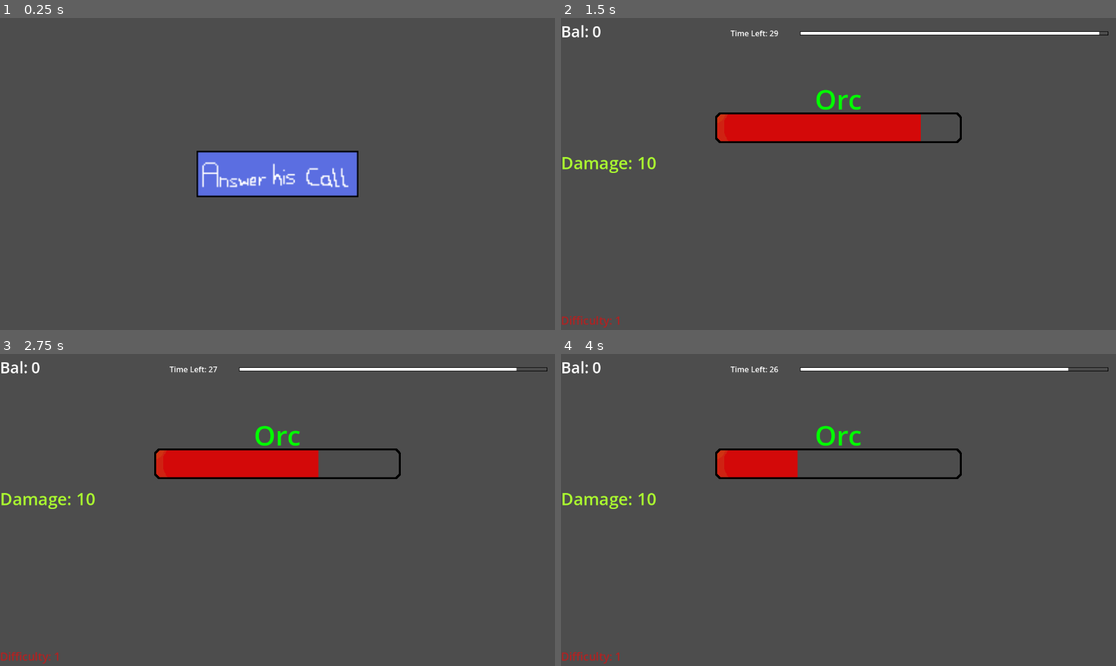
Above: before the commit, frames 1-4 (two rows, left to right).
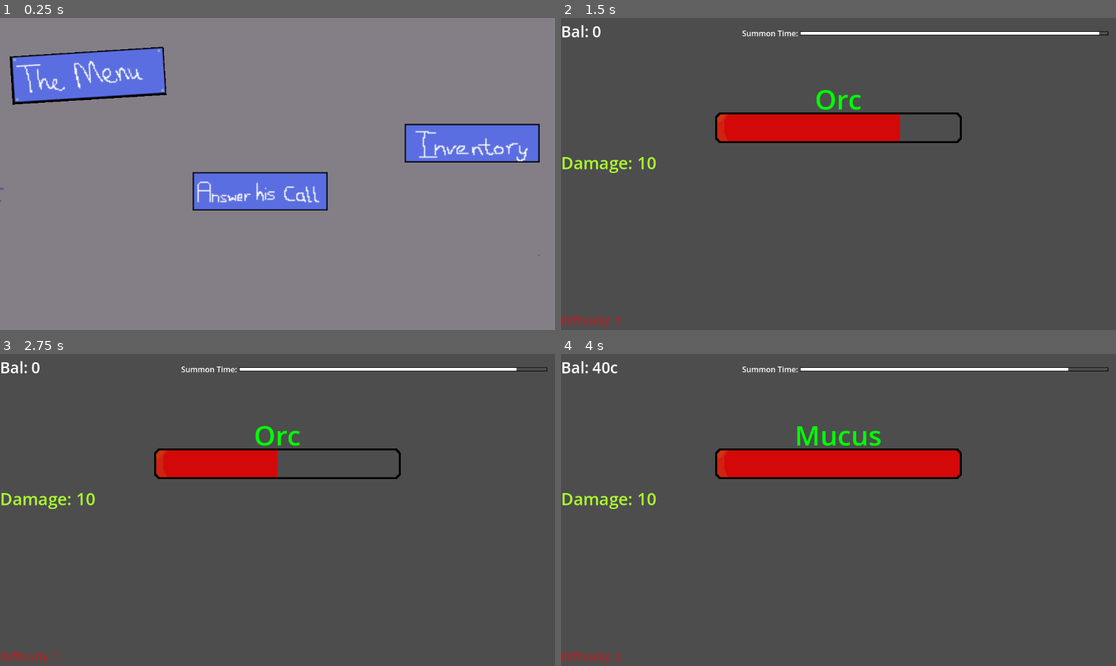
Above: after the commit, the same moments.

Repository: A-raheem09/Monster-Slayer
Game: Godot game, scene res://Idle.tscn
The game is run twice, just before and just after one commit, with the same random seed, the same clock (stepped at 60 frames per second) and the same inputs.
Inputs (mouse positions are in pixels of both pictures, inside the frame that each line leads up to; where the layout moved, square brackets give the same spot in the first picture):
- Up to frame 1 (0.25 s): no input
- Up to frame 2 (1.5 s): click (821, 192) [838, 174] at 0.5 s; tap Enter at 1.25 s; hold Right from 1.28 s (still down); hold Space (Attack) from 1.28 s (still down)
- Up to frame 3 (2.75 s): release Right at 2.03 s; release Space (Attack) at 2.03 s; hold Down from 2.03 s (still down); tap Space (Attack) at 2.1 s
- Up to frame 4 (4 s): release Down at 2.78 s; hold Right 2.78-3.53 s; hold Space (Attack) 2.78-3.53 s; tap Alt at 2.85 s; tap Enter at 3.5 s; hold Up from 3.53 s (still down); tap Shift at 3.6 s; tap Space (Attack) at 3.8 s

The runs differ from the first frame. In frame 1, 99% of the frame differs, in the area x 0-100%, y 0-100%; in frame 2, 0.5%; in frame 3, 0.8%; in frame 4, 3.3%.

Commit message:
Global variables introduced, still need to work on Inventory,Saving data and a LOT more

Diff:
--- a/Idle.tscn
+++ b/Idle.tscn
@@ -1,21 +1,72 @@
-[gd_scene load_steps=4 format=3 uid="uid://d0vv6f8st2cbi"]
+[gd_scene load_steps=9 format=3 uid="uid://d0vv6f8st2cbi"]
 
 [ext_resource type="Texture2D" uid="uid://b303xcl3nicy7" path="res://Assets/Textures/StartButton.png" id="1_7cbp8"]
-[ext_resource type="Script" uid="uid://bt1pyumo3f5b3" path="res://idle.gd" id="1_f3gia"]
+[ext_resource type="Script" uid="uid://bt1pyumo3f5b3" path="res://Scripts/idle.gd" id="1_sycio"]
 [ext_resource type="Texture2D" uid="uid://cmnq05ehh4tps" path="res://Assets/Textures/StartButton(Hover).png" id="2_nmewn"]
+[ext_resource type="AudioStream" uid="uid://52igfav7ii4q" path="res://Assets/Menu.wav" id="4_ydoql"]
+[ext_resource type="Texture2D" uid="uid://bt0v3nvdne1xd" path="res://Assets/Textures/Menu.png" id="5_xfw0o"]
+[ext_resource type="Texture2D" uid="uid://bpxe1m65jom61" path="res://Assets/Textures/Void.png" id="6_sycio"]
+[ext_resource type="Texture2D" uid="uid://nl1iueyqhyoa" path="res://Assets/Textures/InventoryButton.png" id="7_lwf3r"]
+[ext_resource type="Texture2D" uid="uid://bpq00je07ejpi" path="res://Assets/Textures/InventoryButtonPressed.png" id="8_57smn"]
 
 [node name="Node" type="Node"]
-script = ExtResource("1_f3gia")
+script = ExtResource("1_sycio")
 
 [node name="TextureButton" type="TextureButton" parent="."]
-offset_left = -56.0
-offset_top = -16.0
-offset_right = 56.0
-offset_bottom = 16.0
+z_index = 9
+z_as_relative = false
+anchors_preset = -1
+anchor_left = 0.187
+anchor_top = 0.22200002
+anchor_right = 0.187
+anchor_bottom = 0.22200002
+offset_left = -55.42401
+offset_top = -15.856018
+offset_right = 56.57599
+offset_bottom = 16.143982
 texture_normal = ExtResource("1_7cbp8")
 texture_pressed = ExtResource("2_nmewn")
 
 [node name="Camera2D" type="Camera2D" parent="."]
-zoom = Vector2(3, 3)
+anchor_mode = 0
+zoom = Vector2(2.5, 2.5)
+metadata/_edit_lock_ = true
+
+[node name="AudioStreamPlayer2D" type="AudioStreamPlayer2D" parent="."]
+stream = ExtResource("4_ydoql")
+autoplay = true
+
+[node name="Menu" type="TextureRect" parent="."]
+anchors_preset = -1
+anchor_left = 0.063
+anchor_top = 0.074
+anchor_right = 0.063
+anchor_bottom = 0.074
+offset_left = -64.576004
+offset_top = -15.952007
+offset_right = 63.423996
+offset_bottom = 24.048
+rotation = -0.063032284
+texture = ExtResource("5_xfw0o")
+
+[node name="Sprite2D" type="Sprite2D" parent="."]
+z_index = -10
+position = Vector2(231.99998, 128)
+scale = Vector2(1.0086956, 1.0230769)
+texture = ExtResource("6_sycio")
+
+[node name="TextureButton2" type="TextureButton" parent="."]
+z_index = 12
+anchors_preset = -1
+anchor_left = 0.34
+anchor_top = 0.16000001
+anchor_right = 0.34
+anchor_bottom = 0.16000001
+offset_left = -55.679993
+offset_top = -15.680008
+offset_right = 56.320007
+offset_bottom = 16.319992
+texture_normal = ExtResource("7_lwf3r")
+texture_pressed = ExtResource("8_57smn")
 
 [connection signal="pressed" from="TextureButton" to="." method="_on_texture_button_pressed"]
--- /dev/null
+++ b/Scripts/Stats.gd
@@ -0,0 +1,20 @@
+extends Node
+@export var Difficulty = 0
+@export var Damage = 10
+@export var Bal = 0
+@export var total_copper = 0
+@export var Summon_Mult = 1
+@export var Dmg_Mult = 1
+@export var Health_Mult = 1
+@export var Money_Mult = 1
+@export var Inventory = []
+@export var Mucus_Drops = {1:'Slime',2:'Slime Core',}
+@export var Monsters_Killed = 0
+@export var Monster_list = {'Mucus': 70,'Goblin': 120,'Orc': 200,"Ent" : 500 ,'Shade': 1000,'Fiend': 2500,'Dragon': 100000,}
+@export var Monster_rarity = {'Mucus': 15 , 'Goblin': 40,'Orc' : 60 ,"Ent" : 100 ,'Shade': 140,'Fiend': 170,'Dragon': 250,}
+@export var M_drops = {'Mucus': 30 , 'Goblin': 60,'Orc' : 200 ,"Ent" : 2000, 'Shade': 10000,'Fiend': 30000,'Dragon': 1500000000,}
+@export var NamedHealth = {'Charlie The Slime': 100,'Orc Warlord': 500, 'Vordt The Malificent': 3000,"Lucifer": 6666 ,"Shruikan The Black Dragon": 1000000}
+@export var NamedDrops = {'Charlie The Slime': 100,'Orc Warlord': 500, 'Vordt The Malificent': 3000,"Lucifer": 6666 ,"Shruikan The Black Dragon": 1000000}
+var Monsters = ['Mucus','Goblin',"Ent",'Orc','Shade','Fiend','Dragon']
+func Add_Kills():
+	Monsters_Killed += 1
--- /dev/null
+++ b/Scripts/idle.gd
@@ -0,0 +1,4 @@
+extends Node
+func _on_texture_button_pressed() -> void:
+	get_tree().change_scene_to_file("res://main.tscn") #button press starts the game
+	pass # Replace with function body.
--- /dev/null
+++ b/Scripts/main.gd
@@ -0,0 +1,85 @@
+extends Node
+var Difficulty = Stats.Difficulty
+var Damage = Stats.Damage
+var Bal = Stats.Bal
+var Summon_Mult = Stats.Summon_Mult
+var total_copper = Stats.total_copper
+var Monster_list = {'Mucus': 70,'Goblin': 120,'Orc': 200,"Ent" : 500 ,'Shade': 1000,'Fiend': 2500,'Dragon': 100000,}
+var Monster_rarity = {'Mucus': 15 , 'Goblin': 40,'Orc' : 60 ,"Ent" : 100 ,'Shade': 140,'Fiend': 170,'Dragon': 250,}
+var M_drops = {'Mucus': 30 , 'Goblin': 60,'Orc' : 200 ,"Ent" : 2000, 'Shade': 10000,'Fiend': 30000,'Dragon': 1500000000,}
+var Max_Health = 0
+var Health = 0
+@onready var Monster_health = $HealthBar
+@onready var Summon_time = $TimeLeft
+func _ready(): #called when the player enters the scene tree for the first time
+	initialiser()
+	Summon_time.start(30)
+func _input(event):
+	if event.is_action_pressed("Attack"):
+		if Health > 0:
+			Damage_taken()
+func initialiser():
+	$Balance.text = "Bal: " + str(Bal)
+	$Damage.text = "Damage: " + str(Damage)
+	$Damage.modulate = Color.GREEN_YELLOW
+	$Difficulty.modulate = Color.FIREBRICK
+	$Difficulty.text = "Difficulty: " + str(Difficulty)
+	Monster_health.max_value = Max_Health
+	Monster_health.value = Health
+	Monster_spawn()
+func Monster_spawn():
+	Difficulty += 1
+	var last_monster = $Monster_name.text
+	$Difficulty.text = "Difficulty: " + str(Difficulty)
+	if last_monster in M_drops: #check monster value and add it to balance
+			total_copper = total_copper + (M_drops[last_monster] * Difficulty / 10)
+			Bal = Money_convert()
+			$Balance.text = "Bal: " + str(Bal) #update balance
+	var Monster_summoned = randi_range(1, 100) #generate a random number
+	Monster_summoned += (Difficulty * 1.5) #increase chance of stronger monsters proportional to difficulty
+	var m_name = ''
+	for Name in Monster_list:
+		if Monster_summoned >= Monster_rarity[Name]:
+			if Name == last_monster: #check for repeated monster summons
+				Monster_summoned = randi_range(1, 100) + (Difficulty * 2)
+			else: #if not a repeated monster than execute this code
+				Max_Health = Monster_list[Name] * Difficulty/5
+				Health = Max_Health
+				m_name = Name
+				$Monster_name.text = m_name
+				Monster_health.max_value = Max_Health
+				Monster_health.value = Health
+				if Max_Health >= Damage * 50: #set Name color based on difficulty
+					$Monster_name.modulate = Color.RED
+				elif Max_Health >= Damage * 15:
+					$Monster_name.modulate = Color.YELLOW
+				else:
+					$Monster_name.modulate = Color.GREEN
+func Monster_killed():
+	Stats.Add_Kills()
+	Monster_spawn()
+func _process(_delta:float):
+	if Health <= 0:
+		Monster_killed()
+	$SummonBar.value = (int(Summon_time.time_left) / Summon_time.wait_time) * 100
+func Damage_taken():
+	Health -= Damage
+	Monster_health.value = Health #update healthbar
+func Money_convert():
+	var plat : int = total_copper / 100000000
+	var gold : int = (total_copper %100000000) / 100000
+	var silver : int = (total_copper% 10000) / 100
+	var copper : int = total_copper % 100
+	var parts = []
+	if plat > 0:
+		parts.append('%dp' % plat)
+	if gold > 0:
+		parts.append('%dg' % gold)
+	if silver > 0:
+		parts.append('%ds' % silver)
+	parts.append("%dc" % copper)
+	return ' '.join(parts)
+
+
+func _on_timer_timeout() -> void:
+	get_tree().change_scene_to_file("res://idle.tscn")
--- /dev/null
+++ b/Test.tscn
@@ -0,0 +1,10 @@
+[gd_scene load_steps=2 format=3 uid="uid://dnnka5th1gldj"]
+
+[ext_resource type="Texture2D" uid="uid://ocqr4kaowgws" path="res://icon.svg" id="1_mtyf4"]
+
+[node name="Node2D" type="Node2D"]
+
+[node name="Sprite2D" type="Sprite2D" parent="."]
+texture = ExtResource("1_mtyf4")
+
+[node name="Node2D" type="Node2D" parent="."]
--- a/idle.gd
+++ /dev/null
@@ -1,7 +0,0 @@
-extends Node
-
-
-func _on_texture_button_pressed() -> void:
-	get_tree().change_scene_to_file("res://main.tscn") #button press starts the game
-
-	pass # Replace with function body.
--- a/main.gd
+++ /dev/null
@@ -1,84 +0,0 @@
-extends Node
-var Difficulty = 0
-var Damage = 10
-var Max_Health = 0
-var Health = 0
-var Bal = 0
-var total_copper = 0
-var Monster_list = {'Mucus': 70,'Goblin': 120,'Orc': 300, 'Shade': 700,'Fiend': 2500,'Dragon': 100000,}
-var Monster_rarity = {'Mucus': 15 , 'Goblin': 40, 'Orc' : 80 , 'Shade': 110,'Fiend': 130,'Dragon': 150,}
-var M_drops = {'Mucus': 30 , 'Goblin': 60, 'Orc' : 500 , 'Shade': 10000,'Fiend': 300000,'Dragon': 1500000000,}
-@onready var style_box = StyleBoxFlat.new()
-@onready var Monster_health = $HealthBar
-@onready var Summon_time = $TimeLeft
-func _ready(): #called when the player enters the scene tree for the first time
-	initialiser()
-func _input(event):
-	if event.is_action_pressed("Attack"):
-		if Health > 0:
-			Damage_taken()
-func initialiser():
-	$Balance.text = "Bal: " + str(Bal)
-	$Damage.text = "Damage: " + str(Damage)
-	$Damage.modulate = Color.GREEN_YELLOW
-	$Difficulty.modulate = Color.FIREBRICK
-	$Difficulty.text = "Difficulty: " + str(Difficulty)
-	Monster_health.max_value = Max_Health
-	Monster_health.value = Health
-	Monster_spawn()
-func Monster_spawn():
-	Difficulty += 1
-	var last_monster = $Monster_name.text
-	$Difficulty.text = "Difficulty: " + str(Difficulty)
-	if last_monster in M_drops: #check monster value and add it to balance
-			total_copper = total_copper + (M_drops[last_monster] * Difficulty / 10)
-			Bal = Money_convert()
-			$Balance.text = "Bal: " + str(Bal) #update balance
-	var Monster_summoned = randi_range(1, 100) #generate a random number
-	Monster_summoned += (Difficulty * 2) #increase chance of stronger monsters proportional to difficulty
-	var m_name = ''
-	for Name in Monster_list:
-		if Monster_summoned >= Monster_rarity[Name]:
-			if Name == last_monster: #check for repeated monster summons
-				Monster_summoned = randi_range(1, 100) + (Difficulty * 2)
-			else: #if not a repeated monster than execute this code
-				Max_Health = Monster_list[Name] * Difficulty/5
-				Health = Max_Health
-				m_name = Name
-				$Monster_name.text = m_name
-				Monster_health.max_value = Max_Health
-				Monster_health.value = Health
-				if Max_Health >= Damage * 50: #set Name color based on difficulty
-					$Monster_name.modulate = Color.RED
-				elif Max_Health >= Damage * 15:
-					$Monster_name.modulate = Color.YELLOW
-				else:
-					$Monster_name.modulate = Color.GREEN
-func Monster_killed():
-	Monster_spawn()
-func _process(_delta:float):
-	if Health <= 0:
-		Monster_killed()
-	$SummonTime.text = "Time Left: " + str(int(Summon_time.time_left))
-	$SummonBar.value = (int(Summon_time.time_left) / Summon_time.wait_time) * 100
-func Damage_taken():
-	Health -= Damage
-	Monster_health.value = Health #update healthbar
-func Money_convert():
-	var plat : int = total_copper / 100000000
-	var gold : int = (total_copper %100000000) / 100000
-	var silver : int = (total_copper% 10000) / 100
-	var copper : int = total_copper % 100
-	var parts = []
-	if plat > 0:
-		parts.append('%dp' % plat)
-	if gold > 0:
-		parts.append('%dg' % gold)
-	if silver > 0:
-		parts.append('%ds' % silver)
-	parts.append("%dc" % copper)
-	return ' '.join(parts)
-
-
-func _on_timer_timeout() -> void:
-	get_tree().change_scene_to_file("res://idle.tscn")
--- a/main.tscn
+++ b/main.tscn
@@ -1,13 +1,14 @@
-[gd_scene load_steps=6 format=3 uid="uid://2xxpi3mctgpo"]
+[gd_scene load_steps=7 format=3 uid="uid://2xxpi3mctgpo"]
 
-[ext_resource type="Script" uid="uid://csn8xuxggr721" path="res://main.gd" id="1_ig7tw"]
+[ext_resource type="Script" uid="uid://csn8xuxggr721" path="res://Scripts/main.gd" id="1_7mycd"]
 [ext_resource type="Texture2D" uid="uid://bs6w1m3fyxscg" path="res://Assets/Textures/Sprite-0001.png" id="3_h2yge"]
 [ext_resource type="Texture2D" uid="uid://btttsgq2b34ku" path="res://Assets/Textures/HealthFill2.png" id="4_1bvp3"]
 [ext_resource type="Texture2D" uid="uid://7renkkt1h2bj" path="res://Assets/Textures/Timer1.png" id="4_lquwl"]
 [ext_resource type="Texture2D" uid="uid://ds40aivg84twr" path="res://Assets/Textures/Timer2.png" id="5_7mycd"]
+[ext_resource type="AudioStream" uid="uid://cvccxj34w26rx" path="res://Assets/Music/Tuff.wav" id="6_7mycd"]
 
 [node name="Main" type="Node"]
-script = ExtResource("1_ig7tw")
+script = ExtResource("1_7mycd")
 
 [node name="Damage" type="Label" parent="."]
 anchors_preset = -1
@@ -75,13 +76,13 @@
 
 [node name="SummonBar" type="TextureProgressBar" parent="."]
 anchors_preset = -1
-anchor_left = 0.208
+anchor_left = -0.069000006
 anchor_top = -0.45100003
-anchor_right = 0.208
+anchor_right = -0.069000006
 anchor_bottom = -0.45100003
-offset_left = -319.616
+offset_left = -0.5119934
 offset_top = -3.7519836
-offset_right = 320.384
+offset_right = 639.48804
 offset_bottom = 4.2480164
 value = 100.0
 texture_under = ExtResource("4_lquwl")
@@ -89,18 +90,22 @@
 
 [node name="TimeLeft" type="Timer" parent="."]
 wait_time = 30.0
-autostart = true
 
 [node name="SummonTime" type="Label" parent="."]
 anchors_preset = -1
-anchor_left = -0.14600001
+anchor_left = -0.083000004
 anchor_top = -0.45100003
-anchor_right = -0.14600001
+anchor_right = -0.083000004
 anchor_bottom = -0.45100003
-offset_left = -55.807983
+offset_left = -104.383995
 offset_top = -11.751984
-offset_right = 80.19202
+offset_right = 12.616005
 offset_bottom = 11.248016
 text = "Summon Time:"
 
+[node name="AudioStreamPlayer2D" type="AudioStreamPlayer2D" parent="."]
+stream = ExtResource("6_7mycd")
+autoplay = true
+attenuation = 20.0
+
 [connection signal="timeout" from="TimeLeft" to="." method="_on_timer_timeout"]
--- a/menu_button.gd
+++ /dev/null
@@ -1 +0,0 @@
-extends MenuButton
--- a/project.godot
+++ b/project.godot
@@ -15,6 +15,14 @@
 config/features=PackedStringArray("4.5", "GL Compatibility")
 config/icon="res://icon.svg"
 
+[autoload]
+
+Stats="*res://Scripts/Stats.gd"
+
+[editor_plugins]
+
+enabled=PackedStringArray("res://addons/godot_super-wakatime/plugin.cfg")
+
 [input]
 
 Attack={
Not shown, added: Scripts/Stats.gd.uid
Renamed: idle.gd.uid -> Scripts/idle.gd.uid
Renamed: main.gd.uid -> Scripts/main.gd.uid
Not shown, added: addons/godot_super-wakatime/api_key_prompt.tscn
Not shown, added: addons/godot_super-wakatime/counter.tscn
Not shown, added: addons/godot_super-wakatime/decompressor.gd
Not shown, added: addons/godot_super-wakatime/decompressor.gd.uid
Not shown, added: addons/godot_super-wakatime/godot_super-wakatime.gd
Not shown, added: addons/godot_super-wakatime/godot_super-wakatime.gd.uid
Not shown, added: addons/godot_super-wakatime/plugin.cfg
Not shown, added: addons/godot_super-wakatime/utils.gd
Not shown, added: addons/godot_super-wakatime/utils.gd.uid
(and 27 more such lines)
